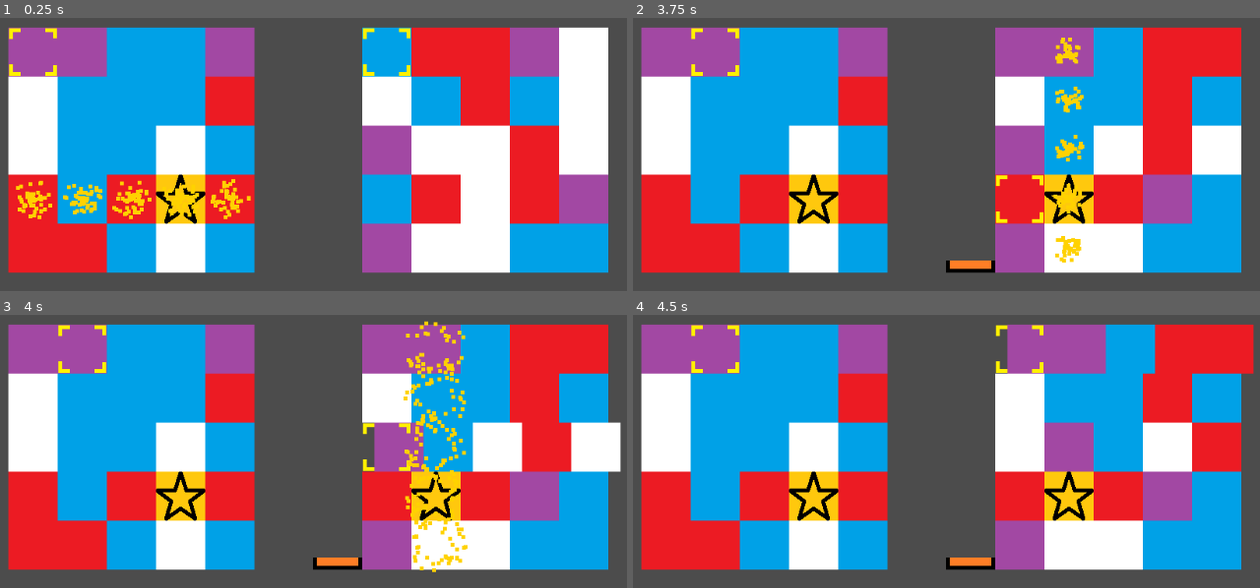
Above: before the commit, frames 1-4 (two rows, left to right).
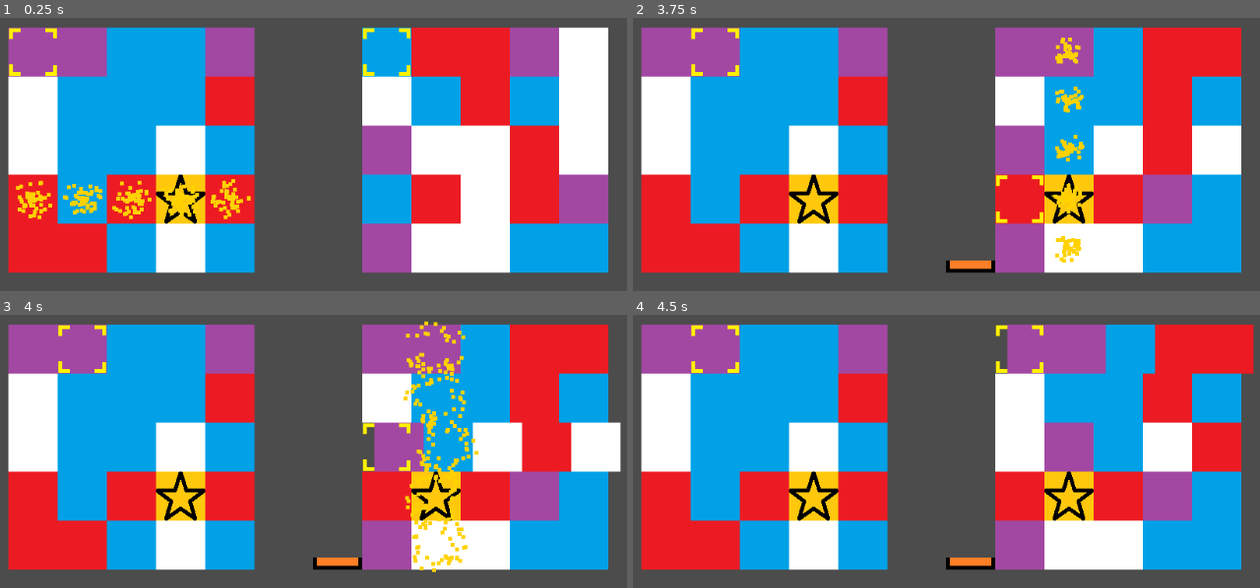
Above: after the commit, the same moments.

Repository: NolanWhitecotton/TilsVersus
Game: Godot game, scene res://Objects/Game/game.tscn
Two runs of this game, one before a commit and one after it. Both use one fixed random seed, a clock stepped at 60 frames per second and the inputs below.
Inputs:
- Up to frame 1 (0.25 s): no input
- Up to frame 2 (3.75 s): tap Enter (ui_accept) at 0.5, 0.77, 1.52, 3.02 s; hold D (cursor_right) 0.53-1.28 s; tap Shift (select_move) every 0.75 s from 0.6 to 3.6 s; hold S (cursor_down) 1.28-2.03 s; hold D (cursor_right) 2.03-2.78 s; hold W (cursor_up) 2.78-3.53 s; hold A (cursor_left) from 3.53 s (still down)
- Up to frame 3 (4 s): keep holding A (cursor_left); tap Enter (ui_accept) at 3.77 s
- Up to frame 4 (4.5 s): keep holding A (cursor_left); tap Shift (select_move) at 4.35 s

Frames 1-2 are identical in both runs. In frame 3, 0.7% of the frame differs, in the area x 64-77%, y 38-60%; in frame 4, nothing differs.

Commit message:
Fixed only the cookie sprite position being tracked

Diff:
--- a/YoshisCookie/Objects/Board/board.gd
+++ b/YoshisCookie/Objects/Board/board.gd
@@ -1,4 +1,6 @@
 extends Node2D
+
+class_name board
 
 # dynamic textures
 var cursor_texture = preload("res://Objects/Board/cursor.png")
@@ -46,14 +48,14 @@
 			cookie_grid[r].append(new_cookie)
 
 			# set cookie position
-			new_cookie.get_node("cookie").position.x += r*64
-			new_cookie.get_node("cookie").position.y += c*64
+			new_cookie.position.x += r*64
+			new_cookie.position.y += c*64
 
 			# pick the cookie color
 			var color = randi() % 4
 
 			# set the cookie color
-			new_cookie.set_color(color);
+			new_cookie.set_color(color)
 
 	handle_line_match_detection()
 	find_node("health").value=0
@@ -67,9 +69,6 @@
 
 	randomize()
 	generate_cookie_grid()
-
-	find_node("health").margin_left = health_x_offset
-	find_node("health").margin_right = health_x_offset
 
 	ai_set_line_typepos()
 
@@ -111,7 +110,7 @@
 		cookie_grid[posToWrapto][animation_line_position] = tempCookie
 
 		# wrap real edge cookie
-		tempCookie.get_node("cookie").position.x -= 64*BOARD_SIZE*animation_line_direction
+		tempCookie.position.x -= 64*BOARD_SIZE*animation_line_direction
 	else: #columns
 		var tempCookie = cookie_grid[animation_line_position][posToWrap]
 		if(animation_line_direction==LineSign.POSITIVE): # if col positive
@@ -123,7 +122,7 @@
 		cookie_grid[animation_line_position][posToWrapto] = tempCookie
 
 		# wrap real edge cookie
-		tempCookie.get_node("cookie").position.y -= 64*BOARD_SIZE*animation_line_direction
+		tempCookie.position.y -= 64*BOARD_SIZE*animation_line_direction
 
 	# check for match
 	handle_line_match_detection()
@@ -141,11 +140,11 @@
 				if animation_line_type==LineType.COLUMN:
 					var r = animation_line_position
 					var c = i
-					cookie_grid[r][c].get_node("cookie").position.y+=16 * animation_line_direction
+					cookie_grid[r][c].position.y+=16 * animation_line_direction
 				else:
 					var r = i
 					var c = animation_line_position
-					cookie_grid[r][c].get_node("cookie").position.x+=16 * animation_line_direction
+					cookie_grid[r][c].position.x+=16 * animation_line_direction
 
 
 func get_all_possible_colors():
@@ -346,11 +345,6 @@
 		var color = randi() % 4 if cur!=special_pos else 4
 		var current_cookie = cookie_grid[r][c]
 		current_cookie.set_color(color)
-		# TODO cookie positions aren't tracked properly, only the sprite is at
-		# the apparent position, the node2d is at (0,0), this should be changed
-		# for now, this particle thing is a hack to get it working
-		current_cookie.find_node("MatchParticles").position.x=current_cookie.find_node("cookie").position.x
-		current_cookie.find_node("MatchParticles").position.y=current_cookie.find_node("cookie").position.y
 		current_cookie.find_node("MatchParticles").emitting = true
 
 
@@ -380,18 +374,6 @@
 
 
 
-func test_particles():
-	for r in range(BOARD_SIZE):
-		for c in range(BOARD_SIZE):
-			var current_cookie = cookie_grid[r][c]
-			# TODO cookie positions aren't tracked properly, only the sprite is at
-			# the apparent position, the node2d is at (0,0), this should be changed.
-			# for now, this particle thing is a hack to get it working
-			current_cookie.find_node("MatchParticles").position.x=current_cookie.find_node("cookie").position.x
-			current_cookie.find_node("MatchParticles").position.y=current_cookie.find_node("cookie").position.y
-			current_cookie.find_node("MatchParticles").emitting = true
-
-
 # Called every frame. 'delta' is the elapsed time since the previous frame.
 func _process(delta):
 	handle_cursor_movement(delta)
--- a/YoshisCookie/project.godot
+++ b/YoshisCookie/project.godot
@@ -10,6 +10,11 @@
 
 _global_script_classes=[ {
 "base": "Node2D",
+"class": "board",
+"language": "GDScript",
+"path": "res://Objects/Board/board.gd"
+}, {
+"base": "Node2D",
 "class": "board_class",
 "language": "GDScript",
 "path": "res://Objects/Game/game.gd"
@@ -20,6 +25,7 @@
 "path": "res://Objects/Cookie/cookie.gd"
 } ]
 _global_script_class_icons={
+"board": "",
 "board_class": "",
 "cookie": ""
 }
Not shown: 2 places in YoshisCookie/Objects/Cookie/cookie.tscn that only renumber resources
